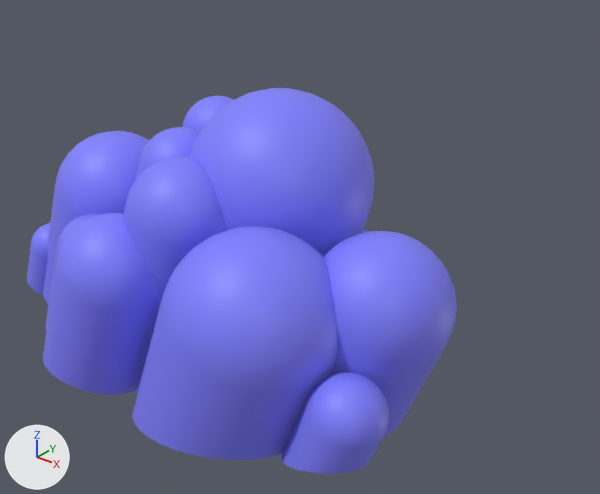
An edit to the Blender file Raw Assets/cloud.blend, drawn before and after from the same camera.
One viewpoint serves both versions: a camera (50 mm lens) standing at (6.45, -6.6, 4.56) and looking at (-0.68, 2.31, -0.97). Arrows for +X, +Y and +Z are at lower left; the lights stay in place.

The first picture shows 'cloud'.
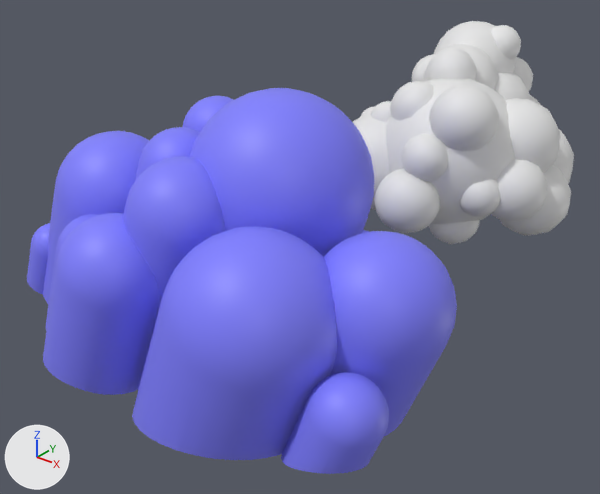
Boxes [x1, y1, x2, y2] around the edits, measured in the pictures (600 x 494 px):
'cloud2', added
    after: [352, 21, 574, 244]

What changed in the scene script:
```text
Add me_icosphere:
    me_icosphere.from_pydata(...)  # 5184 vertices, 10240 faces; spans x -1.79..2.07, y -2.59..2.6, z -1.48..1.75
    me_icosphere.polygons.foreach_set('use_smooth', [True] * 10240)
Add ob_cloud2:
    ob_cloud2 = bpy.data.objects.new('cloud2', me_icosphere)
    ob_cloud2.location = (0.0, 6.0, 0.0)
```
